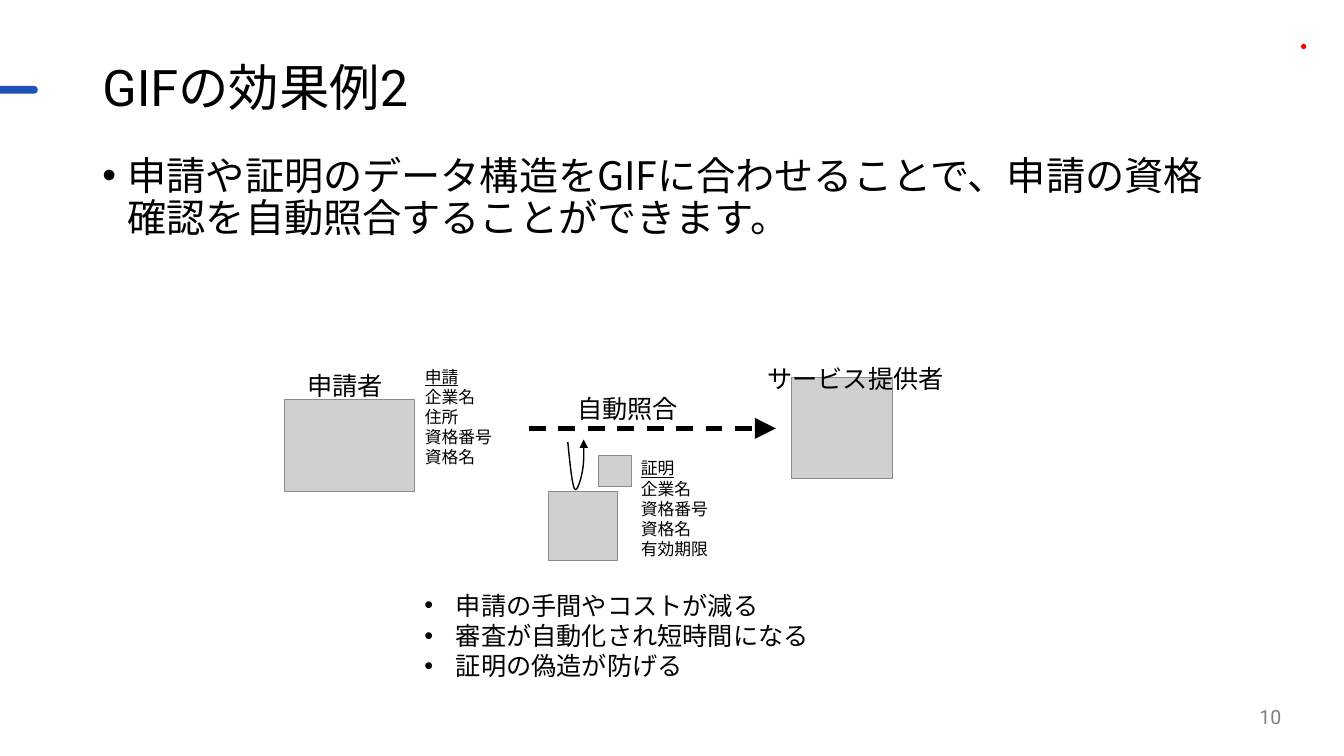
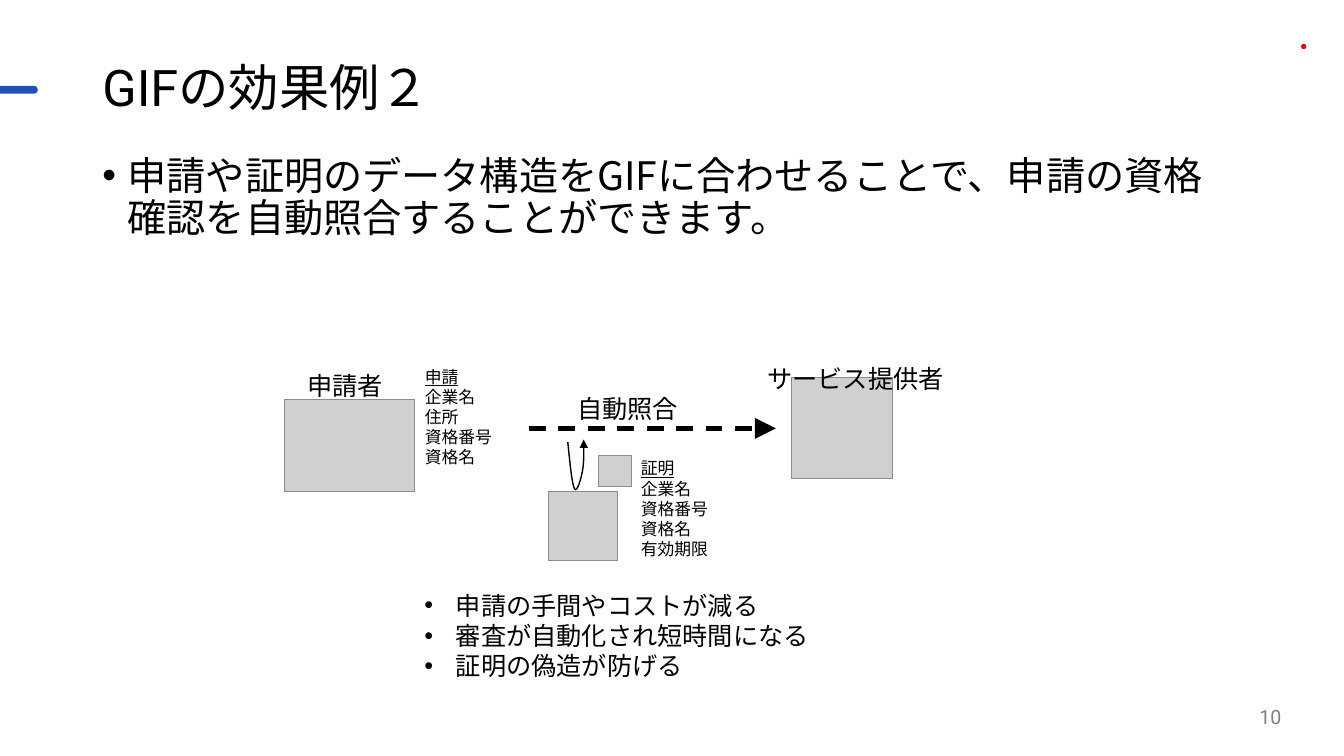
Before and after one commit to JDA-DM/GIF, a slide deck: slide 10 of 410_全体説明/411_GIF説明資料.pptx. Drawn at 1344x756 pixels with LibreOffice and Linux fonts; fonts in the diff are those of the drawing; grey boxes stand for pictures; background and template pictures are left out. Boxes give left, top, right and bottom in pixels: in the first picture for what was removed or moved away, otherwise in the second. Text is boxed around its words. In the diff, an @@ line names an element or a change of style, - is before the commit and + after.

```diff
--- a/410_全体説明/411_GIF説明資料.pptx
+++ b/410_全体説明/411_GIF説明資料.pptx
@@ title at (102, 63, 430, 110): text changed @@
-GIFの効果例2
+GIFの効果例２
```
Also in this commit, not shown: 3 other slides changed, 53 other files.
